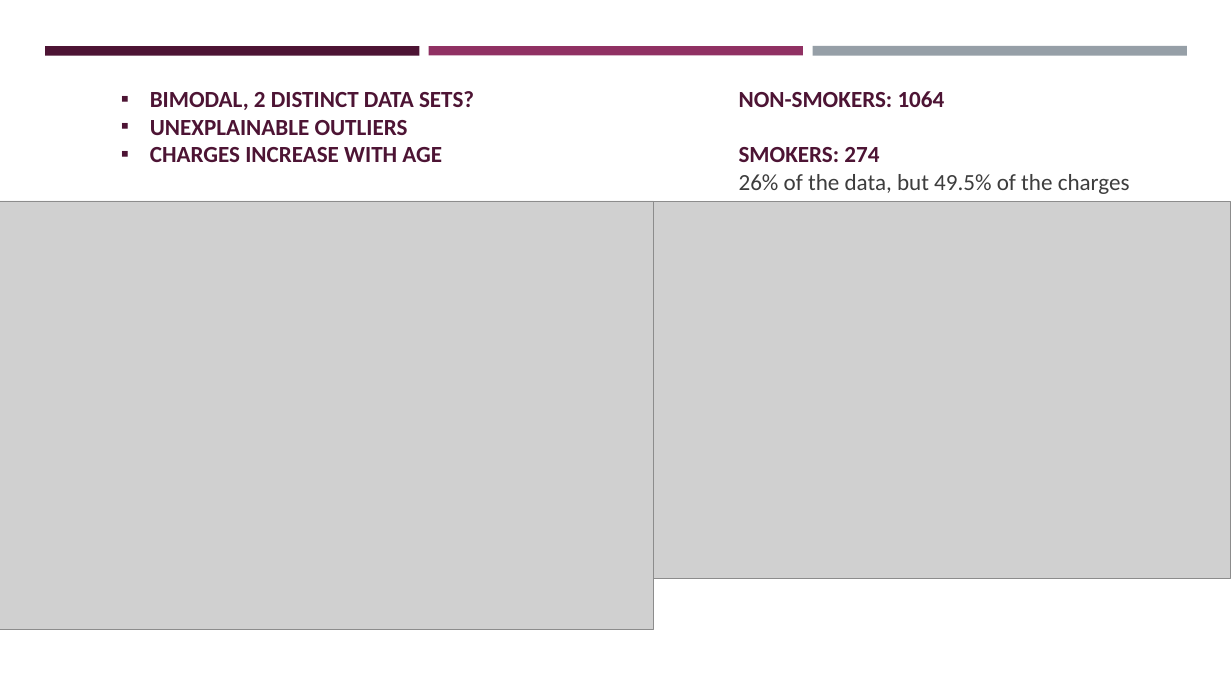
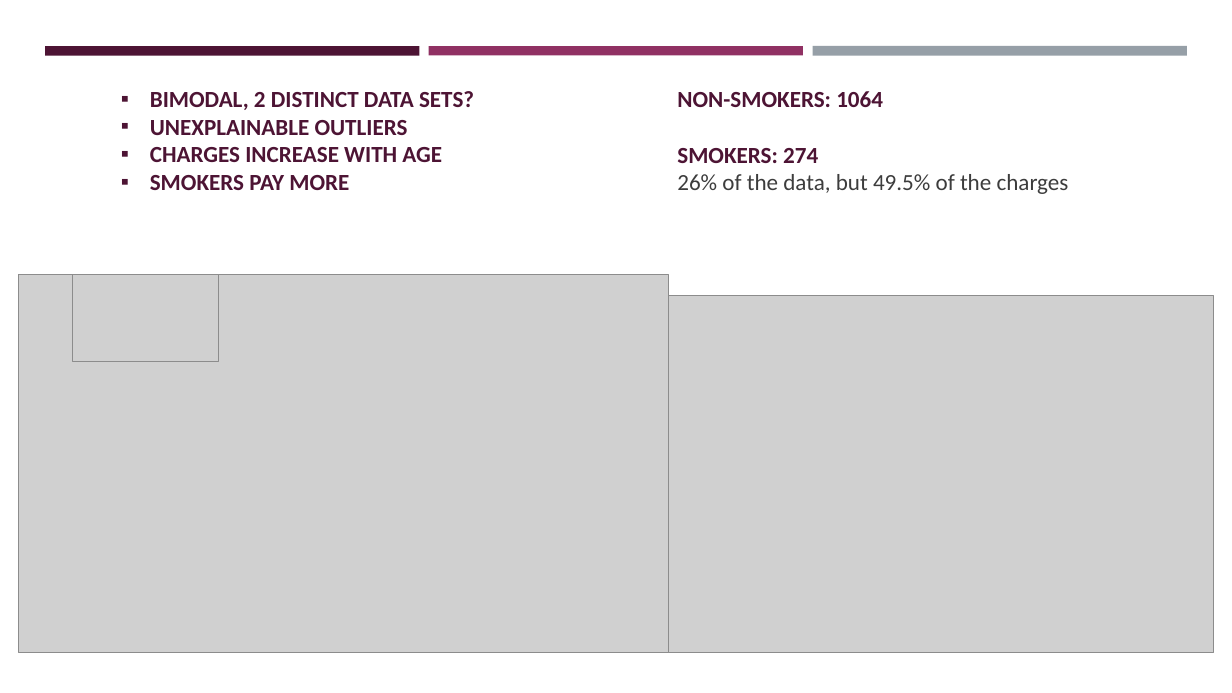
Before and after one commit to Dewalk/final_capstone, a slide deck: slide 3 of Presentation6.pptx (slide 4 before the commit). Drawn at 1232x693 pixels with LibreOffice and Linux fonts; fonts in the diff are those of the drawing; grey boxes stand for pictures. Boxes give left, top, right and bottom in pixels: in the first picture for what was removed or moved away, otherwise in the second. Text is boxed around its words. In the diff, an @@ line names an element or a change of style, - is before the commit and + after.

Commit message:
updated images and presentation

```diff
--- a/Presentation6.pptx
+++ b/Presentation6.pptx
@@ text "NON-SMOKERS: 1064" moved from (x1=739, y1=91, x2=1130, y2=194) to (x1=677, y1=91, x2=1069, y2=194) @@
@@ text at (x1=150, y1=175, x2=349, y2=190): paragraph added @@
+▪ SMOKERS PAY MORE
@@ picture resized from (x1=0, y1=201, x2=654, y2=629) to (x1=18, y1=274, x2=668, y2=653) @@
@@ picture added at (x1=72, y1=274, x2=218, y2=361) @@
@@ picture resized from (x1=654, y1=201, x2=1231, y2=579) to (x1=668, y1=296, x2=1214, y2=653) @@
```
Also in this commit, not shown: 5 other slides changed, 2 slides added, 35 other files.
